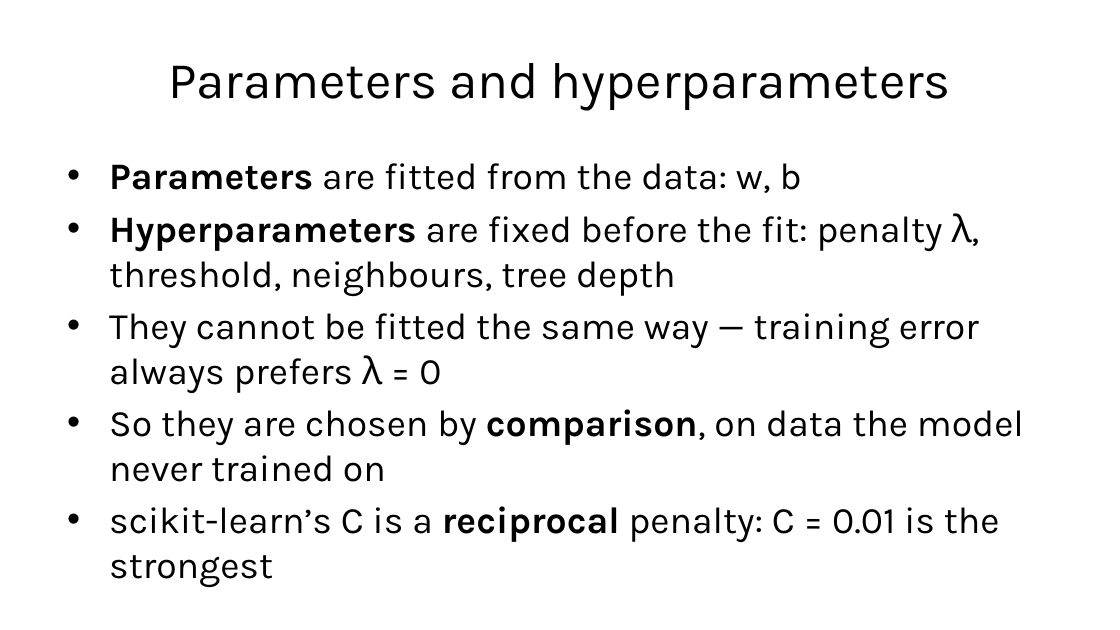
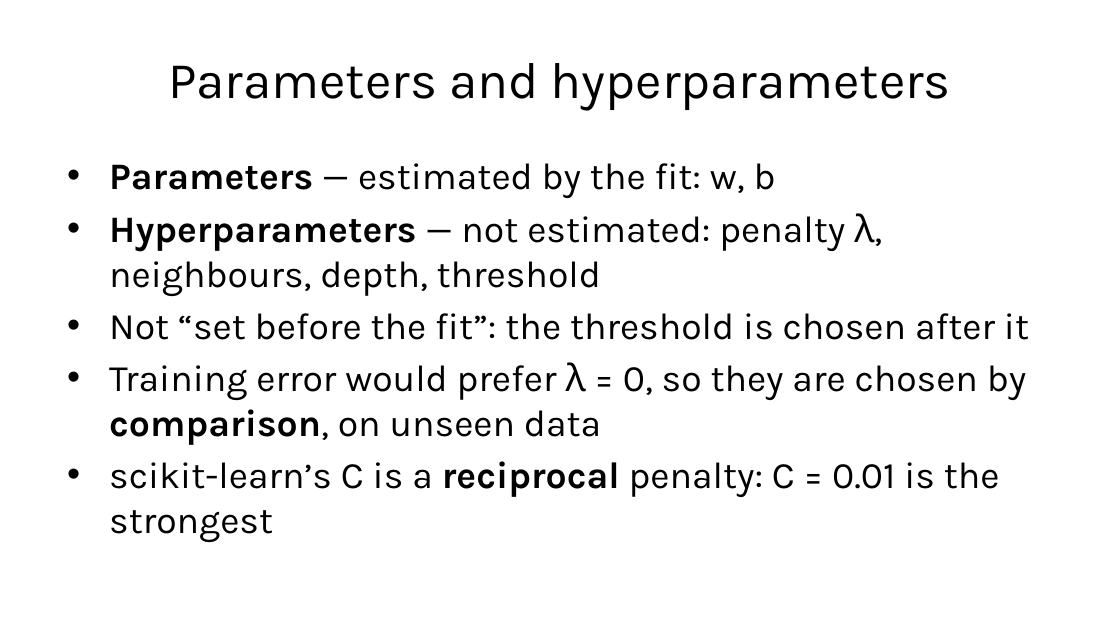
Before and after one commit to fabioantonini/technologies-for-artificial-intelligence, a slide deck: slide 9 of Lessons/05_experimental_methodology/Slides/experimental_methodology_slides.pptx. Drawn at 1120x630 pixels with LibreOffice and Linux fonts; fonts in the diff are those of the drawing; background and template pictures are left out. Boxes give left, top, right and bottom in pixels: in the first picture for what was removed or moved away, otherwise in the second. Text is boxed around its words. In the diff, an @@ line names an element or a change of style, - is before the commit and + after.

```diff
--- a/Lessons/05_experimental_methodology/Slides/experimental_methodology_slides.pptx
+++ b/Lessons/05_experimental_methodology/Slides/experimental_methodology_slides.pptx
@@ text at (x1=109, y1=163, x2=1029, y2=445): text changed @@
-• Parameters are fitted from the data: w, b
-• Hyperparameters are fixed before the fit: penalty λ, threshold, neighbours, tree depth
-• They cannot be fitted the same way — training error always prefers λ = 0
-• So they are chosen by comparison, on data the model never trained on
+• Parameters — estimated by the fit: w, b
+• Hyperparameters — not estimated: penalty λ, neighbours, depth, threshold
+• Not “set before the fit”: the threshold is chosen after it
+• Training error would prefer λ = 0, so they are chosen by comparison, on unseen data
```
Also in this commit, not shown: 7 other files.
